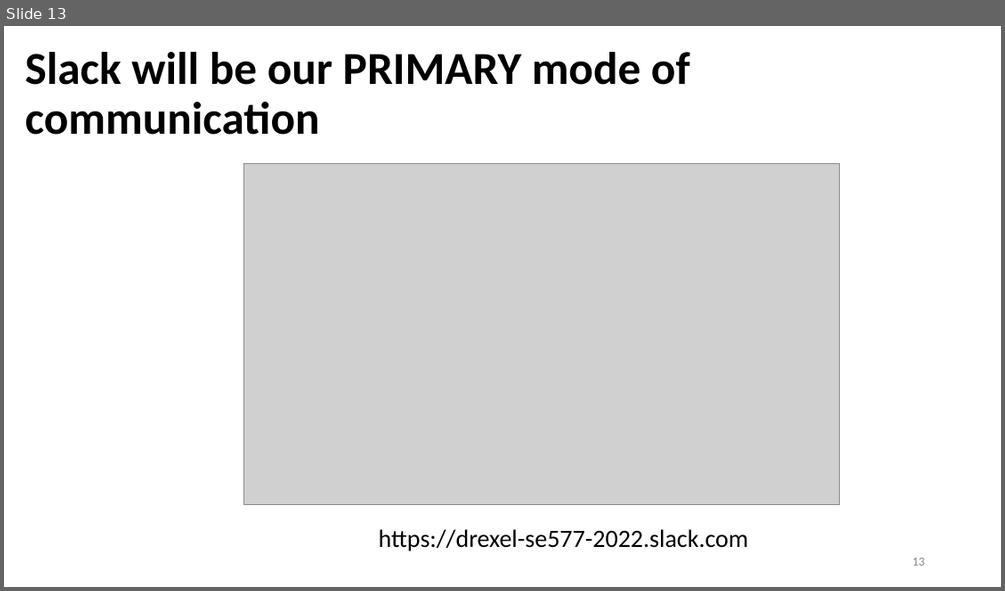
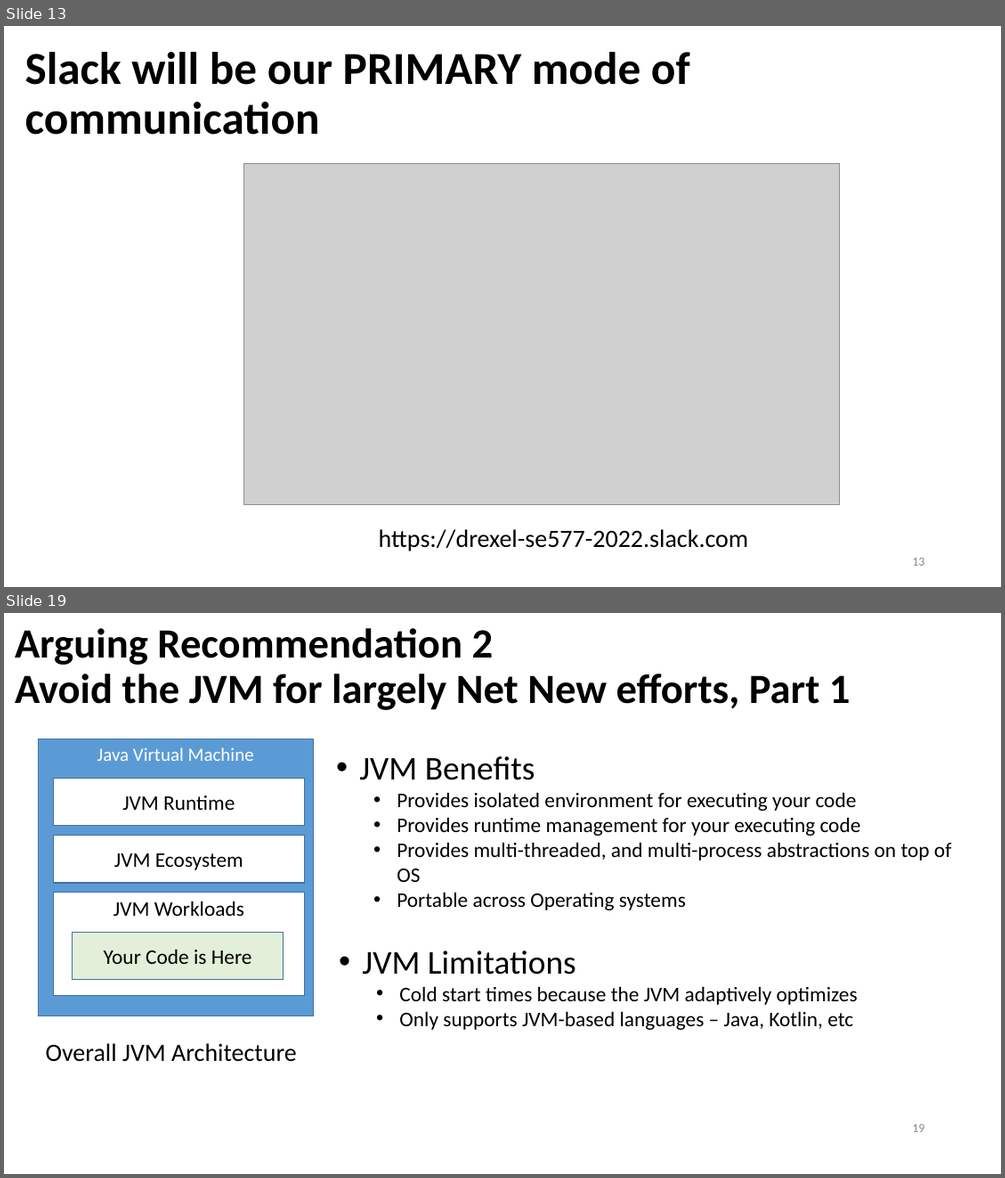
Before and after one commit to ArchitectingSoftware/SE577-SoftwareArchitecture, a slide deck: lectures/Week 1 - Course Overview.pptx. Shown one above the other, each under a label of ours: slide 13 before the commit, slides 13 and 19 after it; the slides between them are not shown. The pictures are 1005x591 and 1005x1178 pixels, drawn with LibreOffice and Linux fonts; fonts in the diff are those of the drawing; grey boxes stand for pictures. Boxes give left, top, right and bottom in pixels: in the first picture for what was removed or moved away, otherwise in the second. Text is boxed around its words. In the diff, an @@ line names an element or a change of style, - is before the commit and + after.

```diff
--- a/lectures/Week 1 - Course Overview.pptx
+++ b/lectures/Week 1 - Course Overview.pptx
@@ slide 19 added at (4, 613, 1001, 1174), background #FFFFFF @@
@@ title added at (15, 628, 850, 710), 40 pt, text #000000, bold @@
+Arguing Recommendation 2
+Avoid the JVM for largely Net New efforts, Part 1
@@ rectangle added at (39, 738, 314, 1016), fill #5B9BD5, outline #43739E 1 pt, 18 pt, text #FFFFFF @@
+Java Virtual Machine
@@ text added at (359, 756, 951, 910), 20 pt, text #000000 @@
+• JVM Benefits
+  • Provides isolated environment for executing your code
+  • Provides runtime management for your executing code
+  • Provides multi-threaded, and multi-process abstractions on top of OS
+  • Portable across Operating systems
@@ rectangle added at (53, 779, 304, 826), fill #FFFFFF, outline #43739E 1 pt, 20 pt, text #000000 @@
+JVM Runtime
@@ rectangle added at (53, 835, 304, 882), fill #FFFFFF, outline #43739E 1 pt, 20 pt, text #000000 @@
+JVM Ecosystem
@@ rectangle added at (53, 892, 304, 995), fill #FFFFFF, outline #43739E 1 pt, 20 pt, text #000000 @@
+JVM Workloads
@@ rectangle added at (72, 933, 283, 980), fill #E2F0D9, outline #43739E 1 pt, 20 pt, text #000000 @@
+Your Code is Here
@@ text added at (362, 950, 858, 1030), 20 pt, text #000000 @@
+• JVM Limitations
+  • Cold start times because the JVM adaptively optimizes
+  • Only supports JVM-based languages – Java, Kotlin, etc
@@ text added at (46, 1043, 297, 1062), 24 pt, text #000000 @@
+Overall JVM Architecture
@@ page number added at (912, 1124, 924, 1132), 12 pt, text #8C8C8C @@
+19
```
Also in this commit, not shown: 1 slide changed, 9 other slides added, 4 other files.
